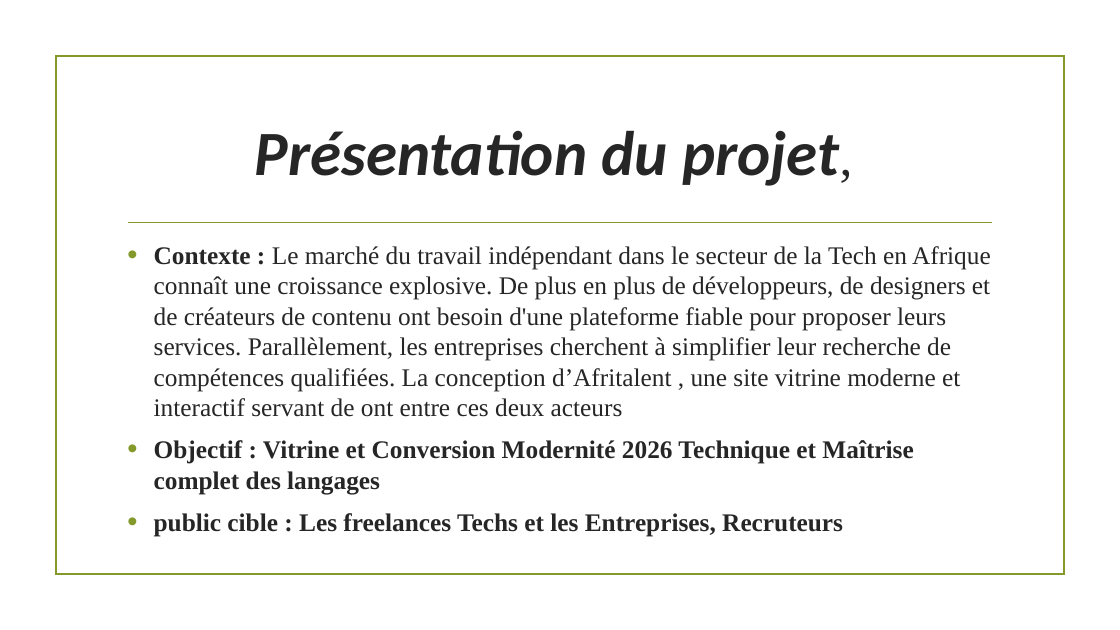
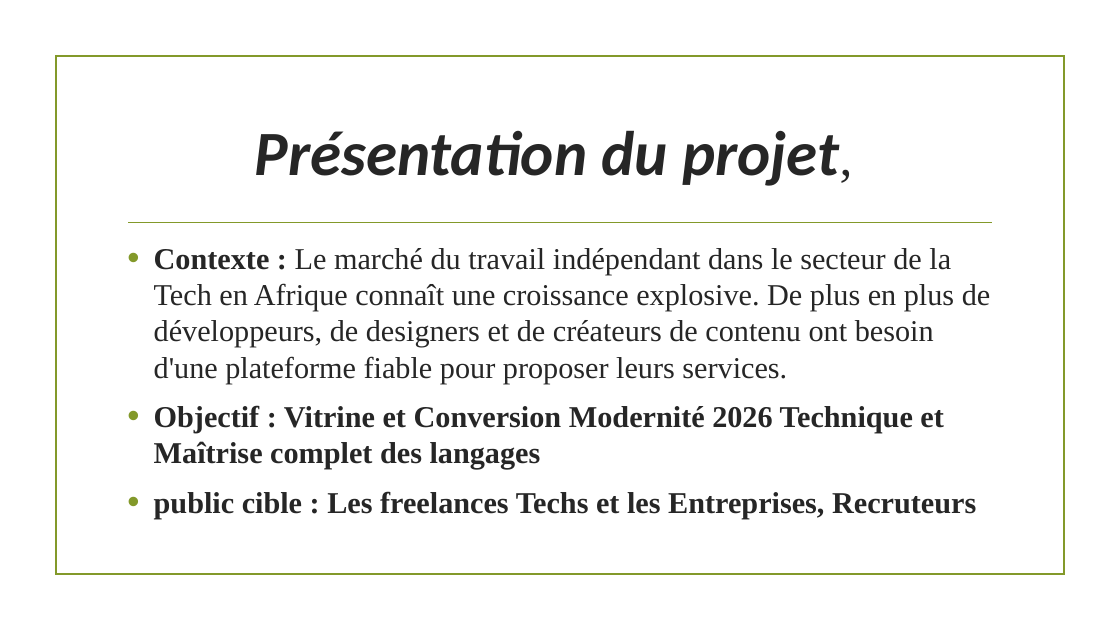
Before and after one commit to Mouhamed5375/FALL-MOUHAMED-AfriTalent, a slide deck: slide 3 of Docs/MOUHAMED_FALL_Presentation.pptx. Drawn at 1120x630 pixels with LibreOffice and Linux fonts; fonts in the diff are those of the drawing; background and template pictures are left out. Boxes give left, top, right and bottom in pixels: in the first picture for what was removed or moved away, otherwise in the second. Text is boxed around its words. In the diff, an @@ line names an element or a change of style, - is before the commit and + after.

Commit message:
Déploiement: je redeployais le site et le modification du power point

```diff
--- a/Docs/MOUHAMED_FALL_Presentation.pptx
+++ b/Docs/MOUHAMED_FALL_Presentation.pptx
@@ text at (154, 248, 991, 383): text changed; size 21.7 to 25.9 pt @@
-• Contexte : Le marché du travail indépendant dans le secteur de la Tech en Afrique connaît une croissance explosive. De plus en plus de développeurs, de designers et de créateurs de contenu ont besoin d'une plateforme fiable pour proposer leurs services. Parallèlement, les entreprises cherchent à simplifier leur recherche de compétences qualifiées. La conception d’Afritalent , une site vitrine moderne et interactif servant de ont entre ces deux acteurs
+• Contexte : Le marché du travail indépendant dans le secteur de la Tech en Afrique connaît une croissance explosive. De plus en plus de développeurs, de designers et de créateurs de contenu ont besoin d'une plateforme fiable pour proposer leurs services.
@@ text at (154, 405, 976, 518): size 21.7 to 25.9 pt in "Objectif : Vitrine et Conversion Modernité 2026 ...", "public cible : Les freelances Techs et ..." @@
```
Also in this commit, not shown: 3 other slides changed, 5 other files.
